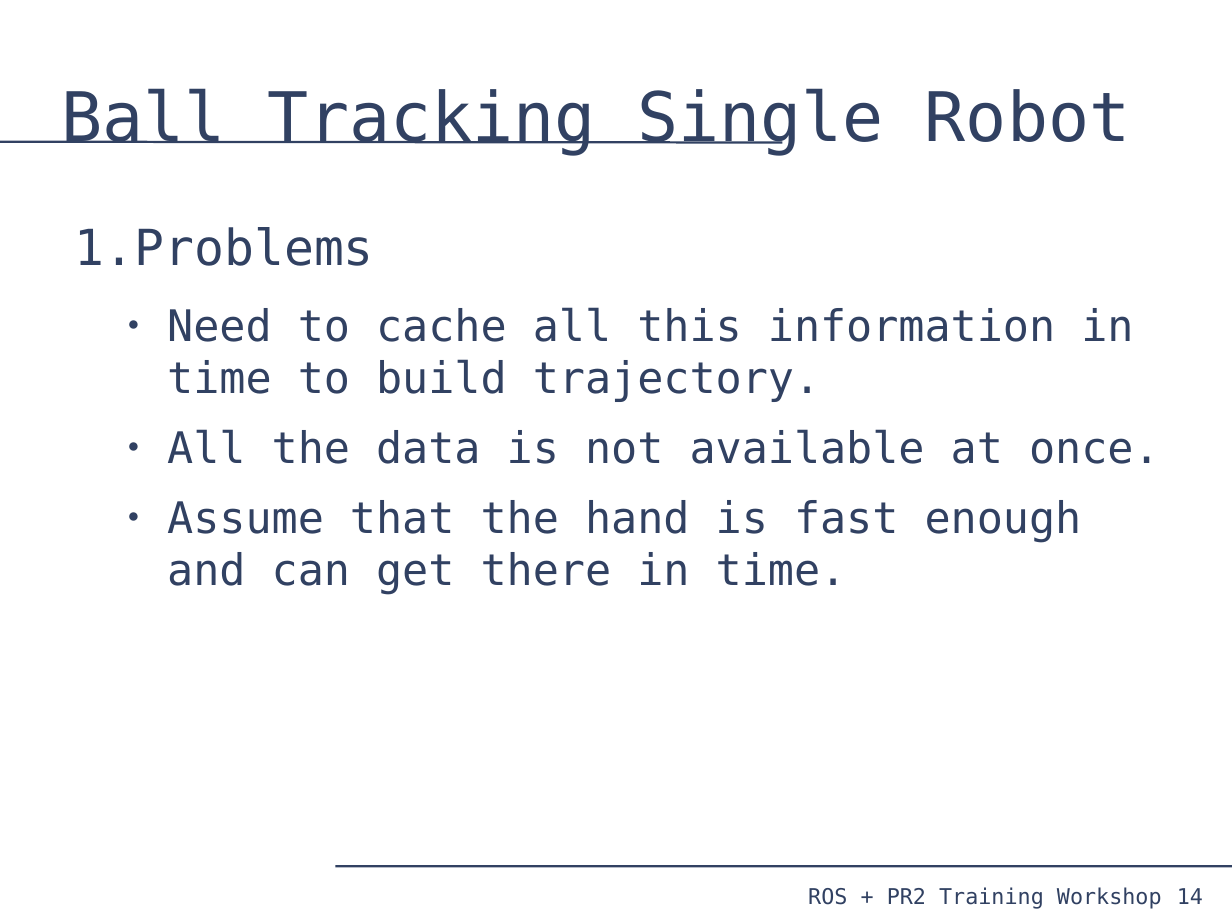
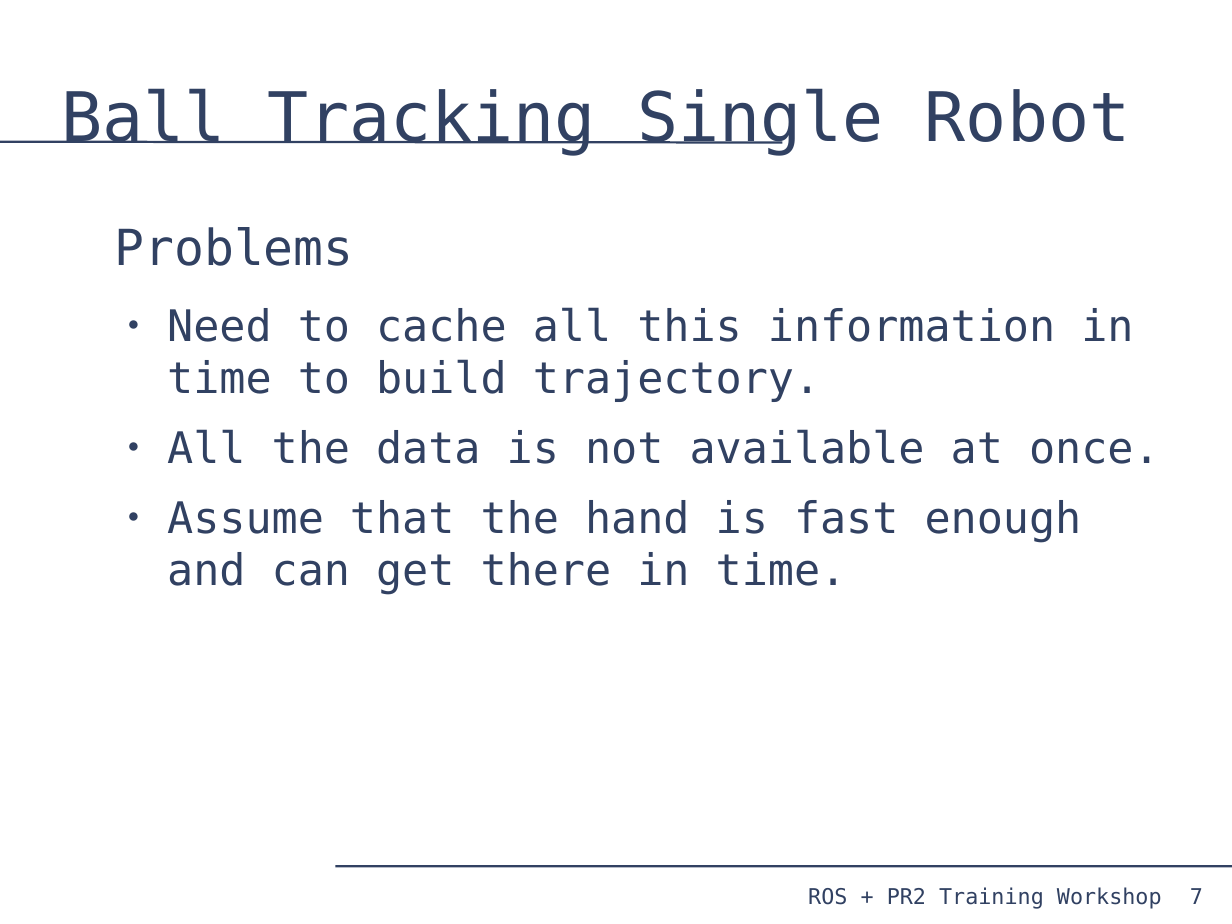
Before and after one commit to PR2/pr2_docs, a slide deck: slide 7 of pr2_training_workshop/tf/tf_training.odp (slide 14 before the commit). Drawn at 1232x924 pixels with LibreOffice and Linux fonts; fonts in the diff are those of the drawing. Boxes give left, top, right and bottom in pixels: in the first picture for what was removed or moved away, otherwise in the second. Text is boxed around its words. In the diff, an @@ line names an element or a change of style, - is before the commit and + after.

```diff
--- a/pr2_training_workshop/tf/tf_training.odp
+++ b/pr2_training_workshop/tf/tf_training.odp
@@ text at bbox=[114, 227, 353, 266]: bullet 1. to none @@
@@ page number at bbox=[1190, 888, 1203, 904]: text changed @@
-14
+7
```
Also in this commit, not shown: 2 other slides changed, 2 slides added, 1 slide removed.
